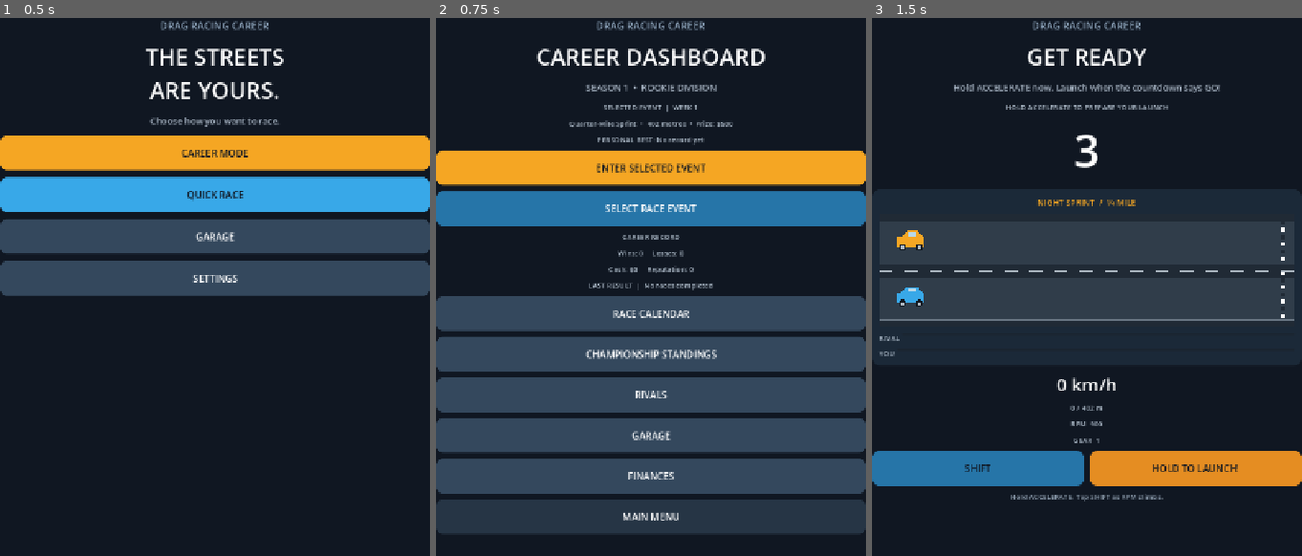
Above: before the commit, frames 1-3 (left to right).
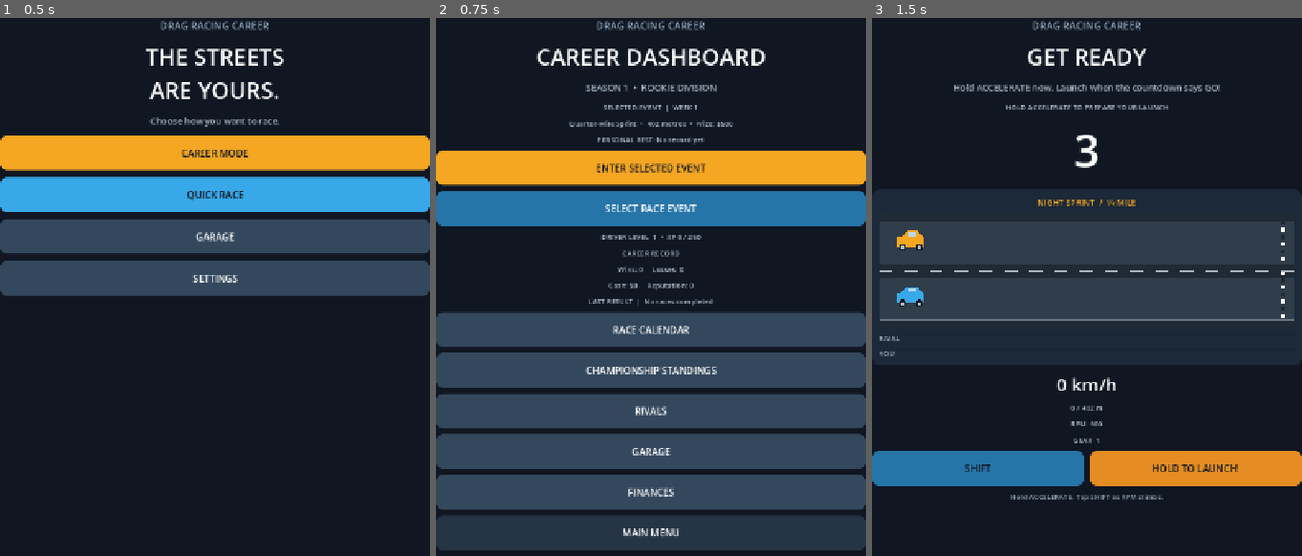
Above: after the commit, the same moments.

Repository: gleeshyyy/-Drag-Racing-Career
Game: Godot game, scene res://main.tscn
Two runs of this game, one before a commit and one after it. Both use one fixed random seed, a clock stepped at 60 frames per second and the inputs below.
Inputs:
- Up to frame 1 (0.5 s): no input
- Up to frame 2 (0.75 s): click "CAREER MODE" at 0.5 s
- Up to frame 3 (1.5 s): click "ENTER SELECTED EVENT" at 1.25 s

Frame 1 is identical in both runs. In frame 2, 19% of the frame differs, in the area x 0-100%, y 40-99%; in frame 3, nothing differs.

Commit message:
Add driver XP and level progression

Diff:
--- a/main.gd
+++ b/main.gd
@@ -66,6 +66,9 @@
 var career_losses := 0
 var career_cash := 0
 var career_reputation := 0
+var career_xp := 0
+var last_xp_earned := 0
+var last_level_up := false
 var last_result := "No races completed"
 var owned_cars: Array = ["Street Compact"]
 var active_car := "Street Compact"
@@ -290,6 +293,7 @@
 	choose_event_button.add_theme_color_override("font_color", Color.WHITE)
 	choose_event_button.pressed.connect(_show_event_selection)
 	section_panel.add_child(choose_event_button)
+	_add_section_label("DRIVER LEVEL  %d  •  XP %d / %d" % [_driver_level(), career_xp % 250, 250])
 	_add_section_label("CAREER RECORD")
 	_add_section_label("Wins: %d     Losses: %d" % [career_wins, career_losses])
 	_add_section_label("Cash: $%s     Reputation: %d" % [str(career_cash), career_reputation])
@@ -822,7 +826,13 @@
 	if new_personal_best:
 		personal_bests[record_key] = race_time
 	race_finished = true
+	last_xp_earned = 0
+	last_level_up = false
 	if was_career_race:
+		var old_level := _driver_level()
+		last_xp_earned = 100 if won else 50
+		career_xp += last_xp_earned
+		last_level_up = _driver_level() > old_level
 		_update_rival_career_results(won)
 		if won:
 			career_wins += 1
@@ -850,6 +860,11 @@
 	_add_section_label("YOUR TIME  |  %.2f seconds" % race_time)
 	_add_section_label("DISTANCE  |  %d metres" % int(race_distance))
 	_add_section_label("PRIZE MONEY  |  $%s" % str(race_reward if was_career_race and won else 0))
+	if was_career_race:
+		_add_section_label("DRIVER XP  |  +%d" % last_xp_earned)
+		_add_section_label("DRIVER LEVEL  |  %d" % _driver_level())
+		if last_level_up:
+			_add_section_label("LEVEL UP!  NEW DRIVER LEVEL %d" % _driver_level())
 	if new_personal_best:
 		_add_section_label("NEW PERSONAL BEST!")
 	else:
@@ -917,6 +932,10 @@
 		rating = mini(100, rating + 7)
 	record["rating"] = rating
 
+
+func _driver_level() -> int:
+	return 1 + int(floor(float(career_xp) / 250.0))
+
 func _load_career_save() -> void:
 	var save := ConfigFile.new()
 	var error := save.load("user://career_save.cfg")
@@ -926,6 +945,7 @@
 	career_losses = int(save.get_value("career", "losses", 0))
 	career_cash = int(save.get_value("career", "cash", 0))
 	career_reputation = int(save.get_value("career", "reputation", 0))
+	career_xp = int(save.get_value("career", "xp", 0))
 	rival_records = save.get_value("career", "rival_records", {})
 	personal_bests = save.get_value("career", "personal_bests", {})
 	selected_event_id = str(save.get_value("career", "selected_event_id", "quarter_mile"))
@@ -953,6 +973,7 @@
 	save.set_value("career", "losses", career_losses)
 	save.set_value("career", "cash", career_cash)
 	save.set_value("career", "reputation", career_reputation)
+	save.set_value("career", "xp", career_xp)
 	save.set_value("career", "rival_records", rival_records)
 	save.set_value("career", "personal_bests", personal_bests)
 	save.set_value("career", "selected_event_id", selected_event_id)
